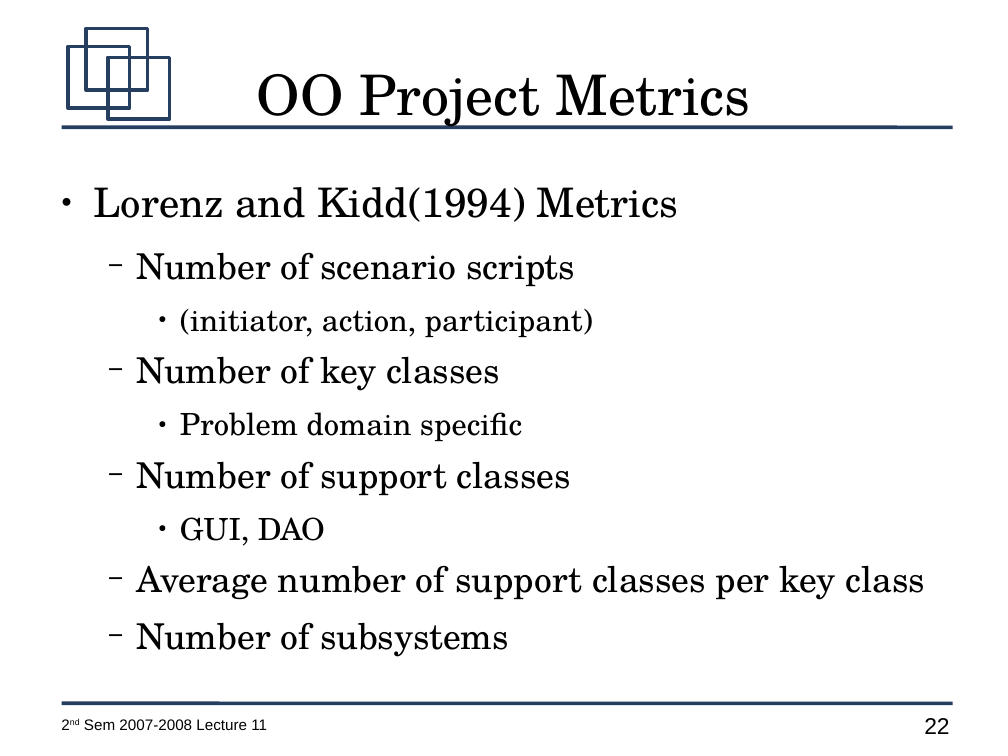
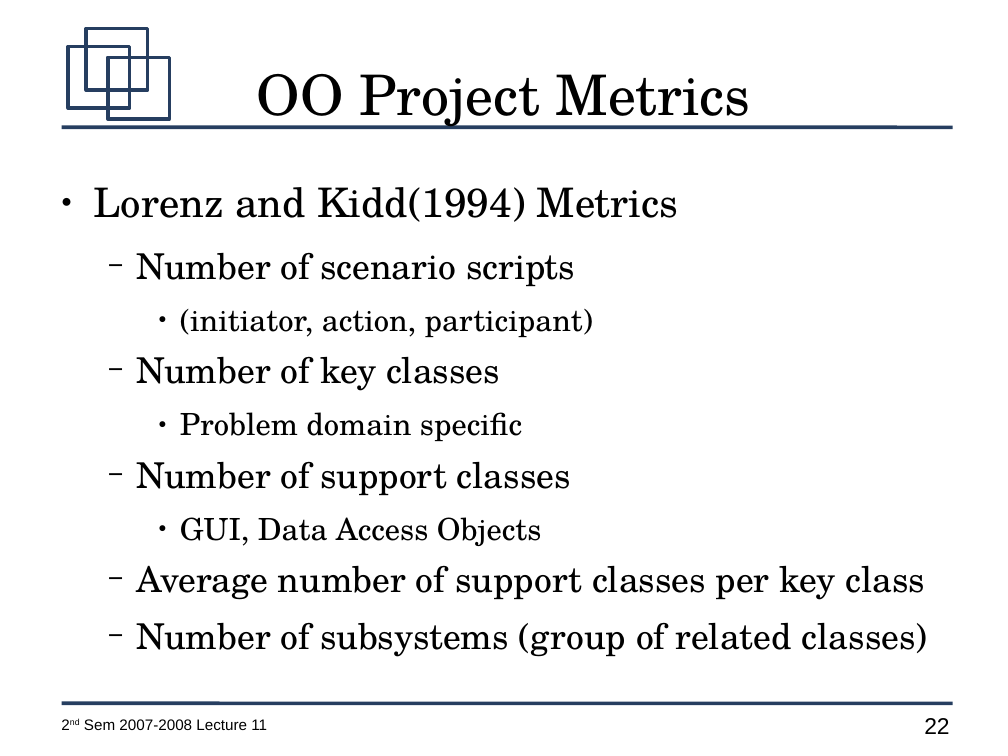
Before and after one commit to jachermocilla/jach-homepage, a slide deck: slide 22 of CMSC128-2nd-Sem-2007-L11.odp. Drawn at 1008x756 pixels with LibreOffice and Linux fonts; fonts in the diff are those of the drawing. Boxes give left, top, right and bottom in pixels: in the first picture for what was removed or moved away, otherwise in the second. Text is boxed around its words. In the diff, an @@ line names an element or a change of style, - is before the commit and + after.

```diff
--- a/CMSC128-2nd-Sem-2007-L11.odp
+++ b/CMSC128-2nd-Sem-2007-L11.odp
@@ text at <box>180,517,541,546</box>: text changed @@
-    ● GUI, DAO
+    ● GUI, Data Access Objects
@@ text at <box>137,622,928,657</box>: text changed @@
-  − Number of subsystems
+  − Number of subsystems (group of related classes)
```
Also in this commit, not shown: 18 other slides changed.
